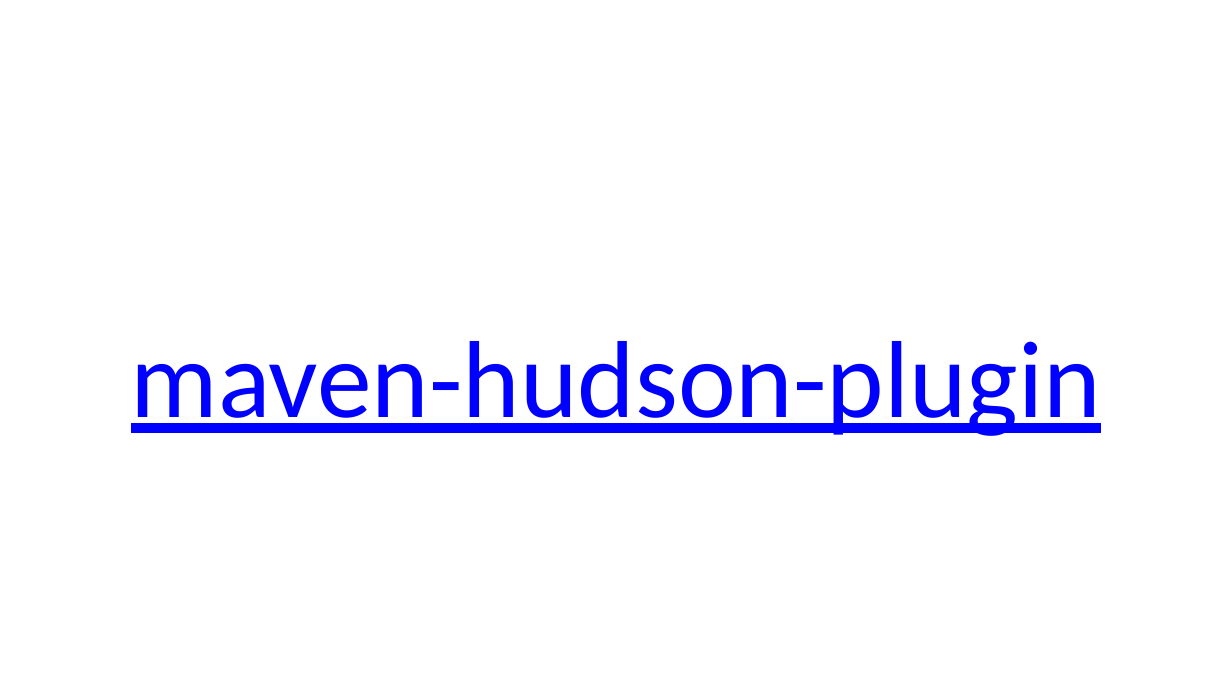
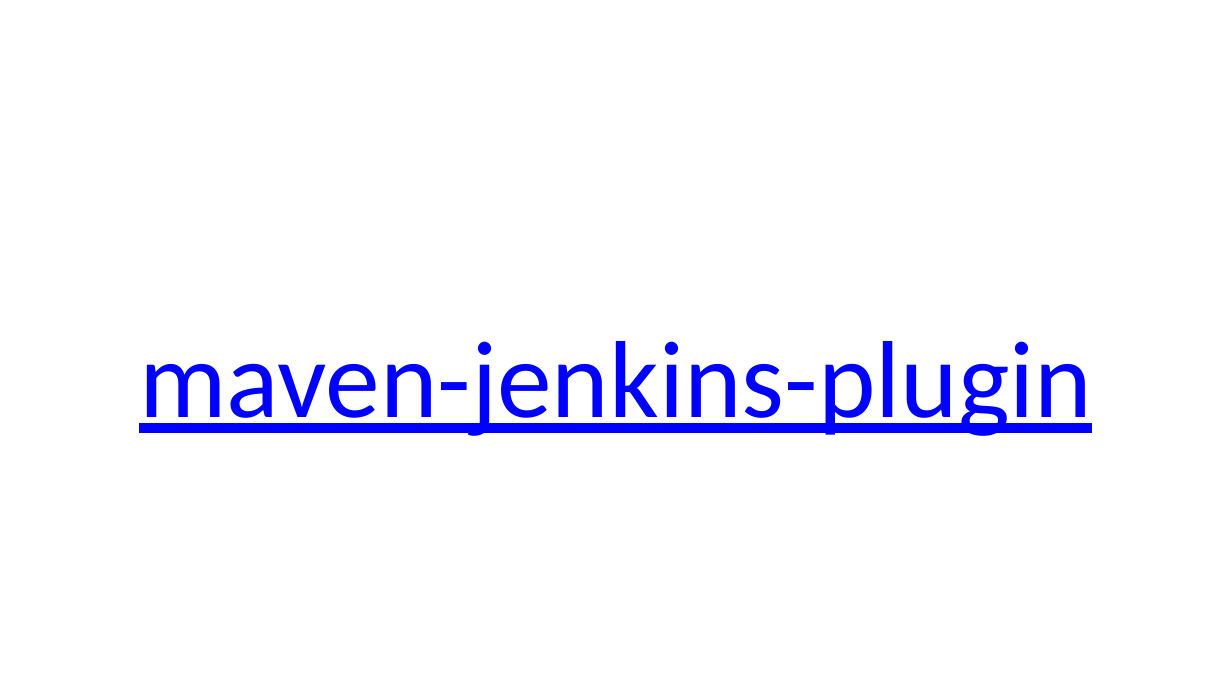
Before and after one commit to evgeny-goldin/maven-plugins, a slide deck: slide 55 of maven-plugins.pptx. Drawn at 1232x693 pixels with LibreOffice and Linux fonts; fonts in the diff are those of the drawing; background and template pictures are left out. Boxes give left, top, right and bottom in pixels: in the first picture for what was removed or moved away, otherwise in the second. Text is boxed around its words. In the diff, an @@ line names an element or a change of style, - is before the commit and + after.

Commit message:
Presentation update: Hudson => Jenkins

```diff
--- a/maven-plugins.pptx
+++ b/maven-plugins.pptx
@@ title at (139, 341, 1092, 436): text changed @@
-maven-hudson-plugin
+maven-jenkins-plugin
```
Also in this commit, not shown: 5 other slides changed.
